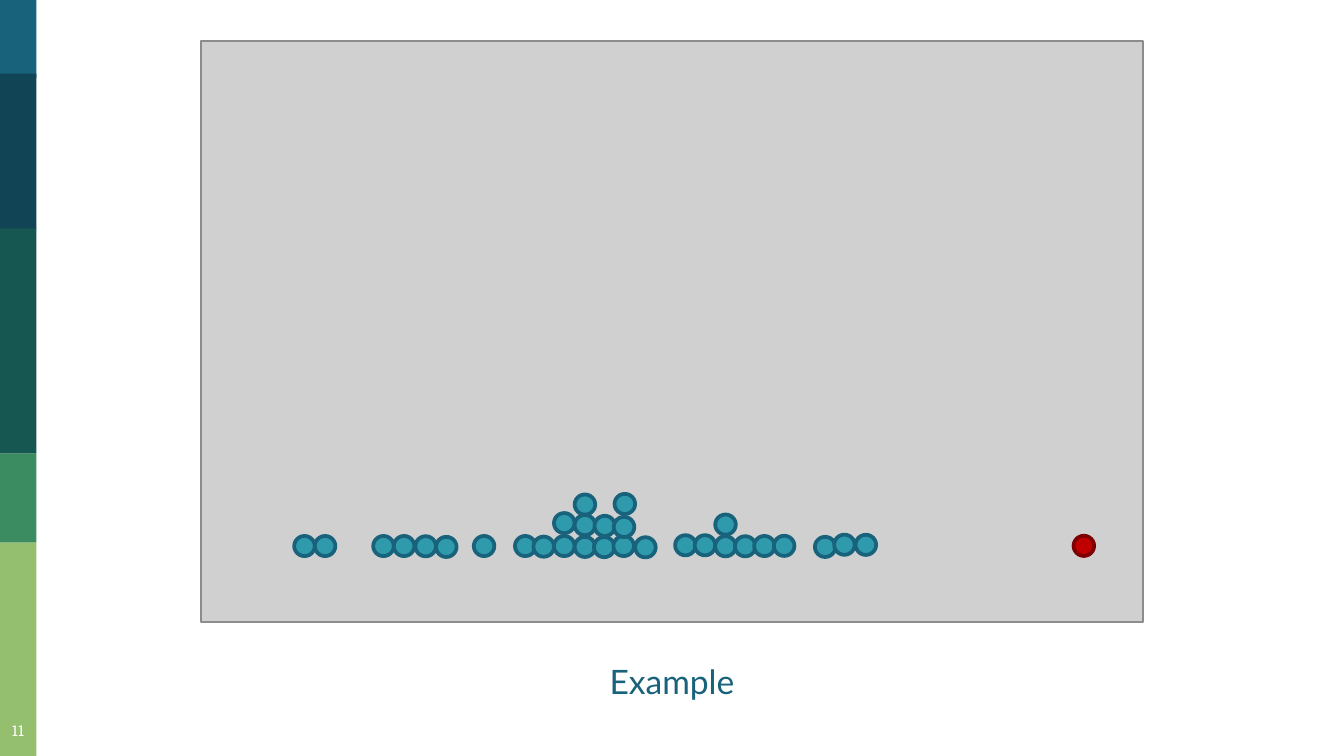
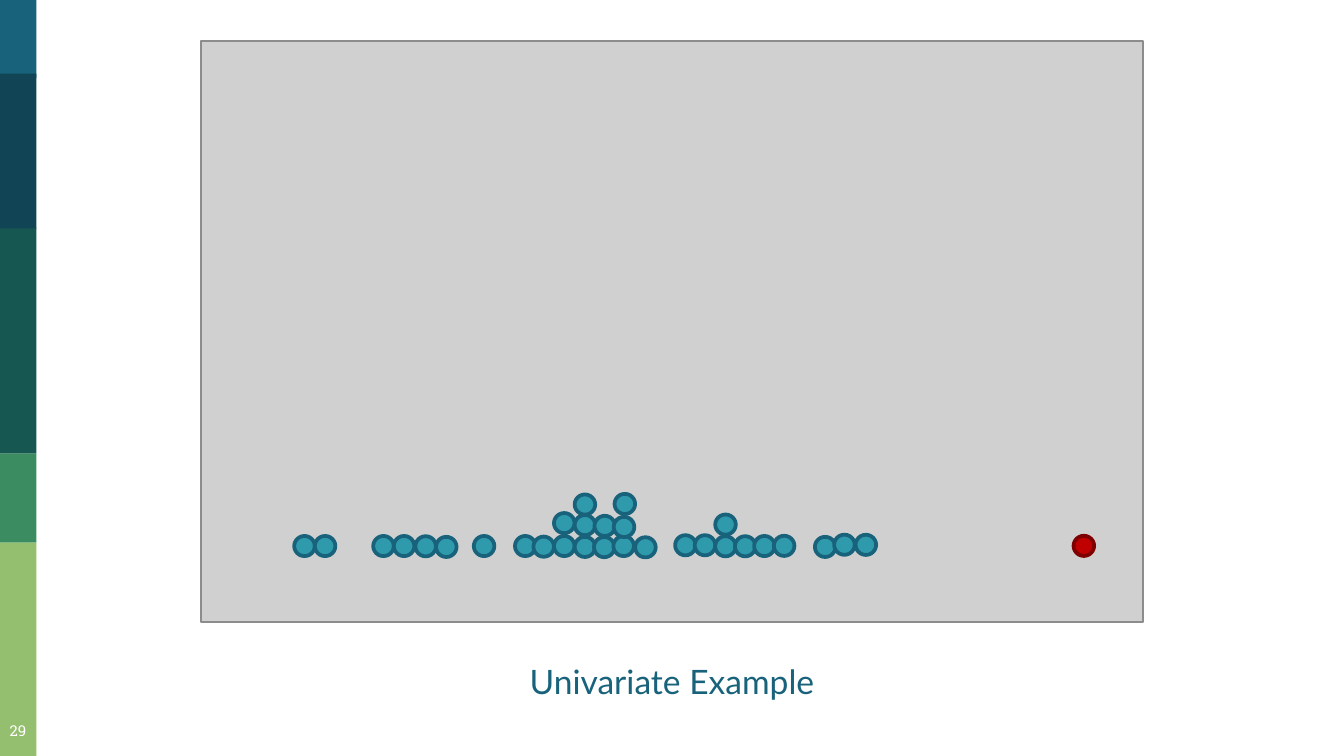
Before and after one commit to asphodelian/Math-760, a slide deck: slide 29 of Presentation/Ch4.6-4.8/M760 Ch4.6-Ch4.8.pptx (slide 11 before the commit). Drawn at 1344x756 pixels with LibreOffice and Linux fonts; fonts in the diff are those of the drawing; grey boxes stand for pictures. Boxes give left, top, right and bottom in pixels: in the first picture for what was removed or moved away, otherwise in the second. Text is boxed around its words. In the diff, an @@ line names an element or a change of style, - is before the commit and + after.

```diff
--- a/Presentation/Ch4.6-4.8/M760 Ch4.6-Ch4.8.pptx
+++ b/Presentation/Ch4.6-4.8/M760 Ch4.6-Ch4.8.pptx
@@ text at box(530, 669, 814, 700): text changed @@
-Example
+Univariate Example
@@ page number at box(10, 725, 27, 736): text changed @@
-11
+29
```
Also in this commit, not shown: 5 other slides changed, 30 slides added, 24 slides removed.
